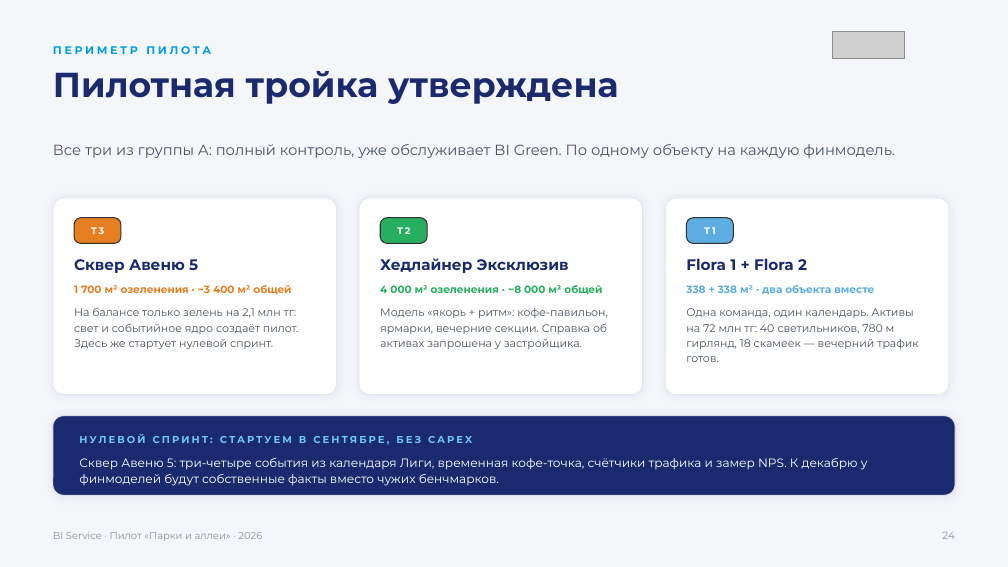
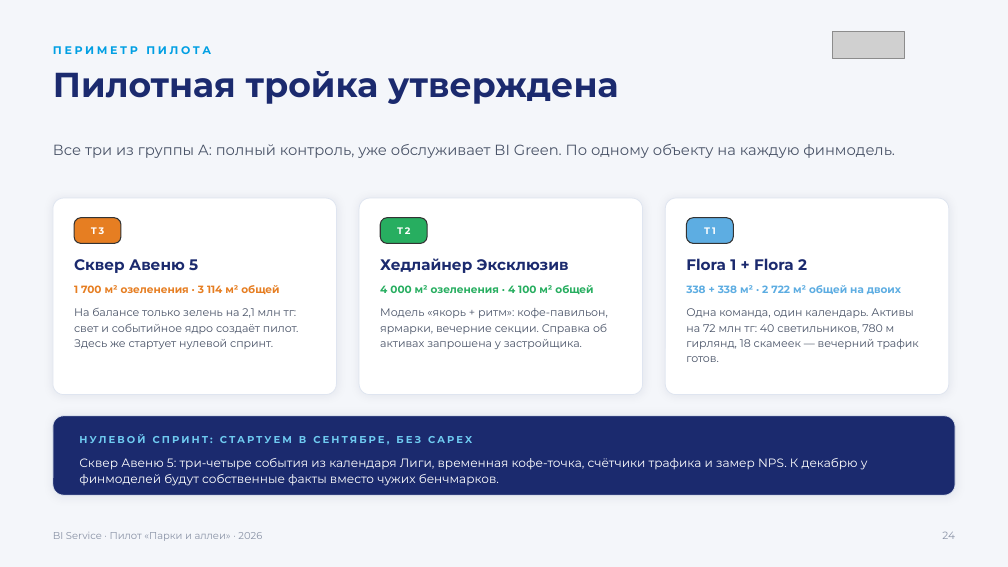
Before and after one commit to jprashkevich/bi-korshiler, a slide deck: slide 25 of docs/research/BIG-Life-park-pilot.pptx. Drawn at 1008x567 pixels with LibreOffice and Linux fonts; fonts in the diff are those of the drawing; grey boxes stand for pictures. Boxes give left, top, right and bottom in pixels: in the first picture for what was removed or moved away, otherwise in the second. Text is boxed around its words. In the diff, an @@ line names an element or a change of style, - is before the commit and + after.

```diff
--- a/docs/research/BIG-Life-park-pilot.pptx
+++ b/docs/research/BIG-Life-park-pilot.pptx
@@ text at (74, 285, 279, 294): text changed @@
-1 700 м² озеленения · ~3 400 м² общей
+1 700 м² озеленения · 3 114 м² общей
@@ text at (380, 285, 593, 294): text changed @@
-4 000 м² озеленения · ~8 000 м² общей
+4 000 м² озеленения · 4 100 м² общей
@@ text at (686, 285, 901, 294): text changed @@
-338 + 338 м² · два объекта вместе
+338 + 338 м² · 2 722 м² общей на двоих
```
Also in this commit, not shown: 10 other slides changed, 1 slide added, 1 other file.
